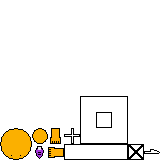
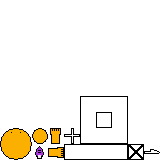
Layered file, before and after one edit (160 × 160). Changes by layer:
painted on "Слой 4 копия 3" over box(35, 146, 44, 159)
painted on "Слой 16" over box(0, 128, 32, 160)
painted on "Слой 1 копия kопировать 2" over box(48, 147, 64, 158)
painted on "Слой 1 копия" over box(50, 128, 61, 144)
